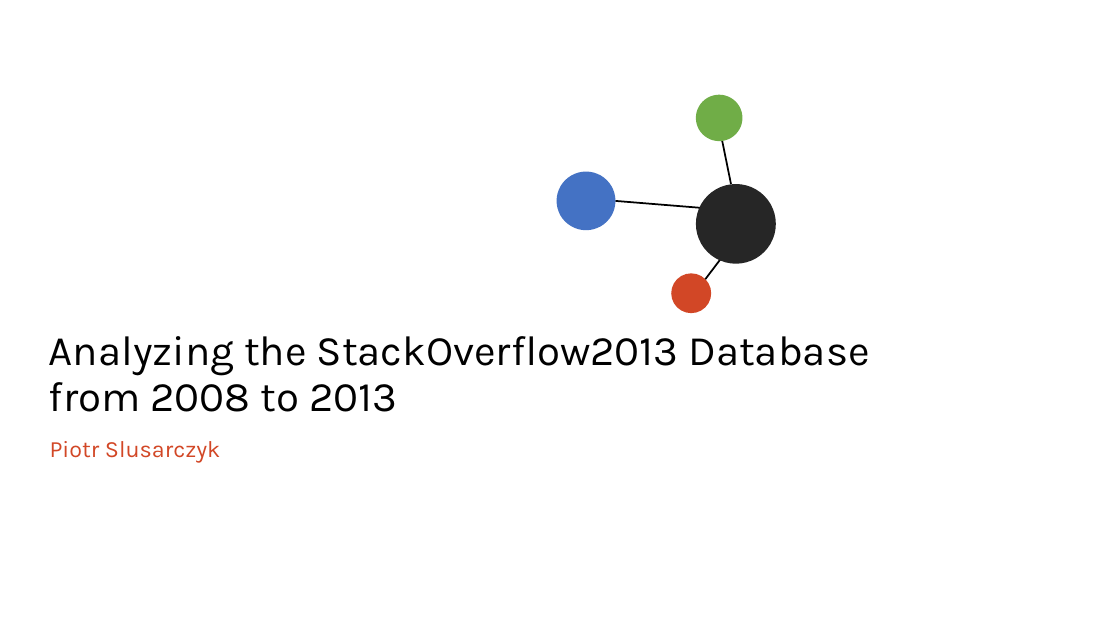
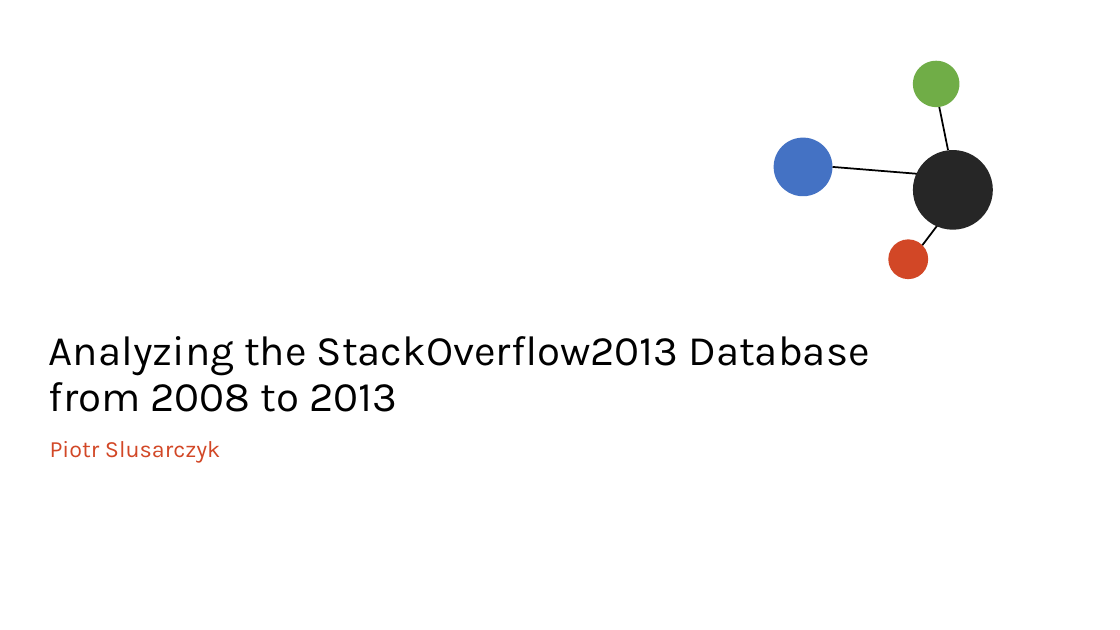
Before and after one commit to piotreks-uw-edu/uw-big-data-stackoverflow-project, a slide deck: slide 1 of Presentation/Analyzing the StackOverflow2013 Database from 2008 to 2013.pptx. Drawn at 1120x630 pixels with LibreOffice and Linux fonts; fonts in the diff are those of the drawing. Boxes give left, top, right and bottom in pixels: in the first picture for what was removed or moved away, otherwise in the second. Text is boxed around its words. In the diff, an @@ line names an element or a change of style, - is before the commit and + after.

```diff
--- a/Presentation/Analyzing the StackOverflow2013 Database from 2008 to 2013.pptx
+++ b/Presentation/Analyzing the StackOverflow2013 Database from 2008 to 2013.pptx
@@ 3 ellipses, 3 lines: place and size @@
-3 ellipses, 3 lines at [557,95,776,279]
+3 ellipses, 3 lines at [774,60,993,245]
@@ ellipse: place and size @@
-ellipse at [671,273,712,313]
+ellipse at [889,239,929,279]
```
Also in this commit, not shown: 1 slide added.
